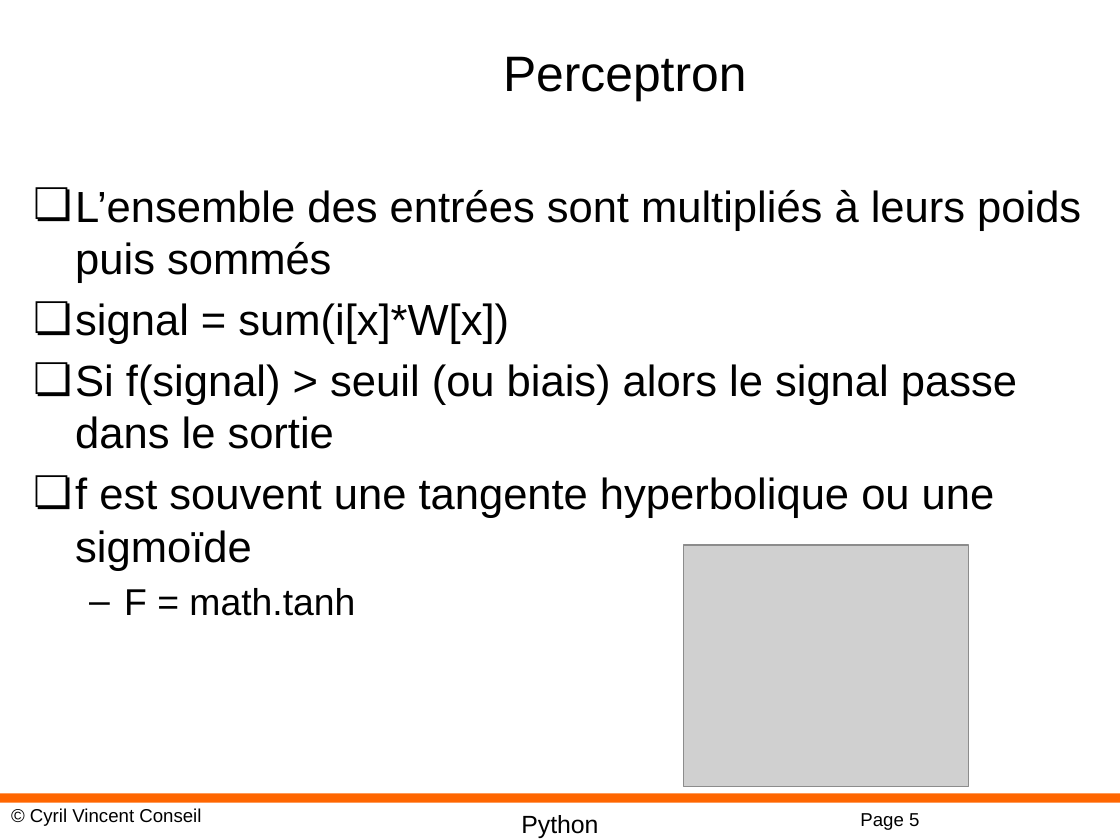
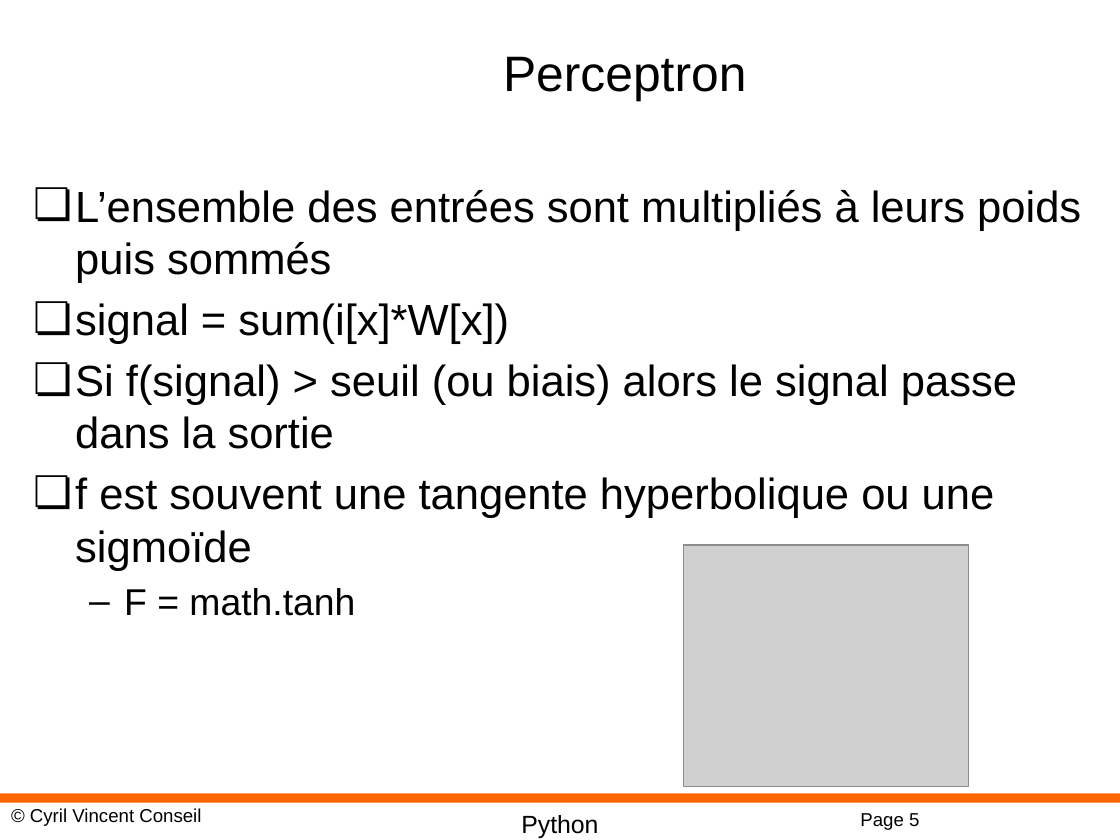
Before and after one commit to cyrilvincent/ML, a slide deck: slide 5 of PPT/MachineLearning18-NeuralNetwork.pptx. Drawn at 1120x840 pixels with LibreOffice and Linux fonts; fonts in the diff are those of the drawing; grey boxes stand for pictures; background and template pictures are left out. Boxes give left, top, right and bottom in pixels: in the first picture for what was removed or moved away, otherwise in the second. Text is boxed around its words. In the diff, an @@ line names an element or a change of style, - is before the commit and + after.

```diff
--- a/PPT/MachineLearning18-NeuralNetwork.pptx
+++ b/PPT/MachineLearning18-NeuralNetwork.pptx
@@ text at (x1=75, y1=364, x2=1017, y2=449): text changed @@
-❏ Si f(signal) > seuil (ou biais) alors le signal passe dans le sortie
+❏ Si f(signal) > seuil (ou biais) alors le signal passe dans la sortie
```
Also in this commit, not shown: 1 other slide changed, 1 other file.
